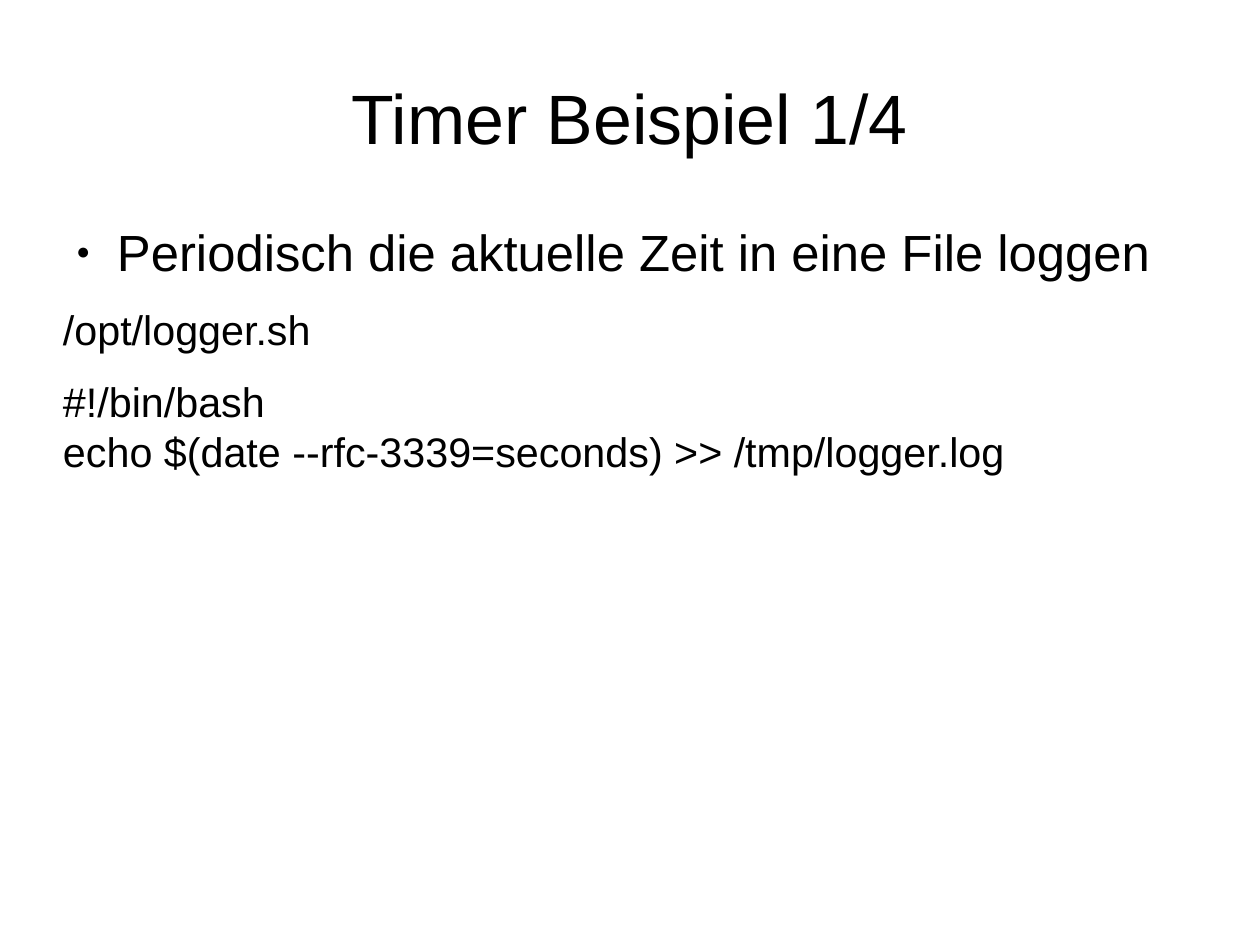
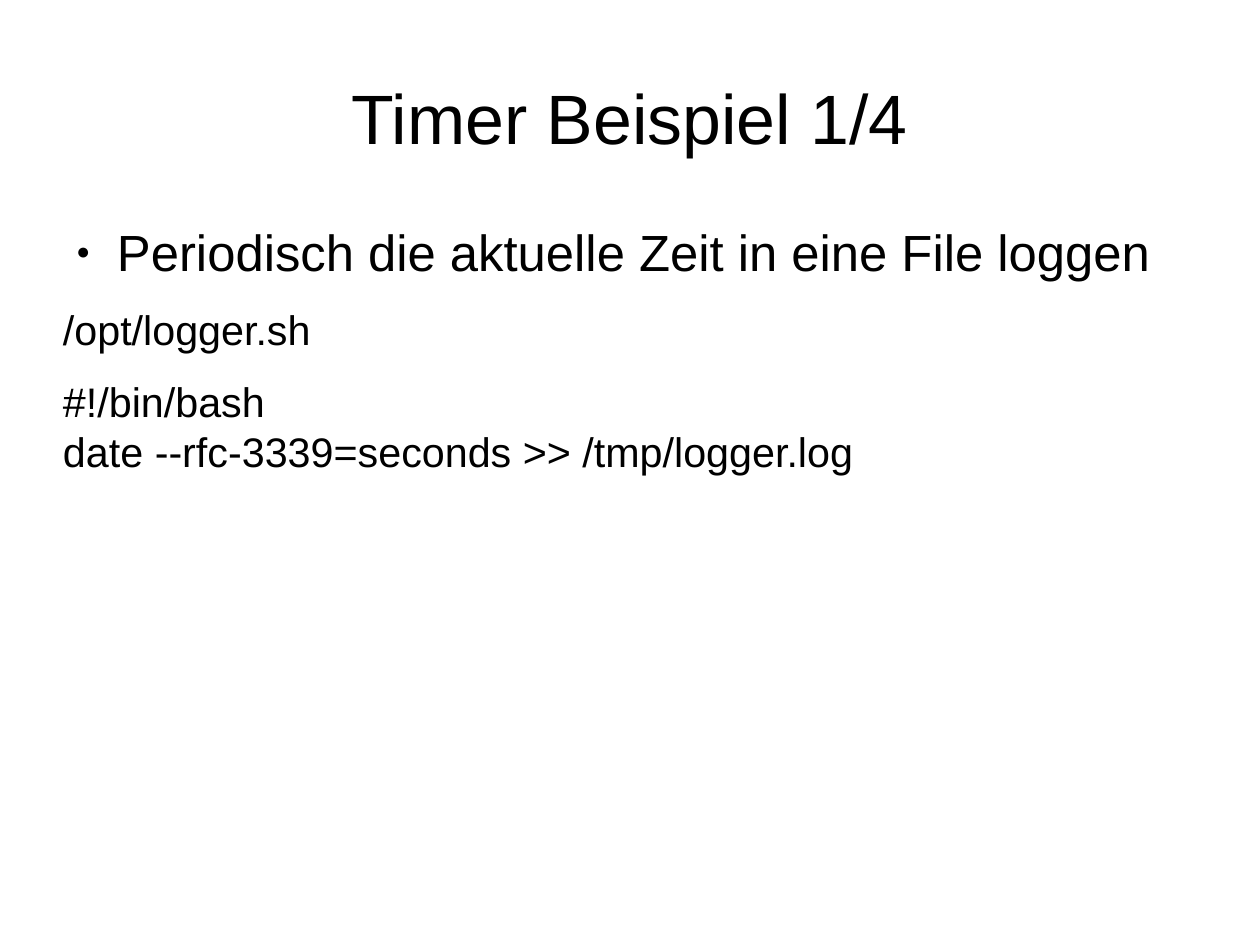
Before and after one commit to adfinis/adsy-trainings, a slide deck: slide 7 of SSA_SUSE-System-Administration/1001_systemd/modul_systemd_1001_02_demo.odp. Drawn at 1260x945 pixels with LibreOffice and Linux fonts; fonts in the diff are those of the drawing. Boxes give left, top, right and bottom in pixels: in the first picture for what was removed or moved away, otherwise in the second. Text is boxed around its words. In the diff, an @@ line names an element or a change of style, - is before the commit and + after.

```diff
--- a/SSA_SUSE-System-Administration/1001_systemd/modul_systemd_1001_02_demo.odp
+++ b/SSA_SUSE-System-Administration/1001_systemd/modul_systemd_1001_02_demo.odp
@@ text at (63, 387, 853, 475): text changed @@
-#!/bin/bash
-echo $(date --rfc-3339=seconds) >> /tmp/logger.log
+#!/bin/bash
+date --rfc-3339=seconds >> /tmp/logger.log
```
Also in this commit, not shown: 3 other files.
